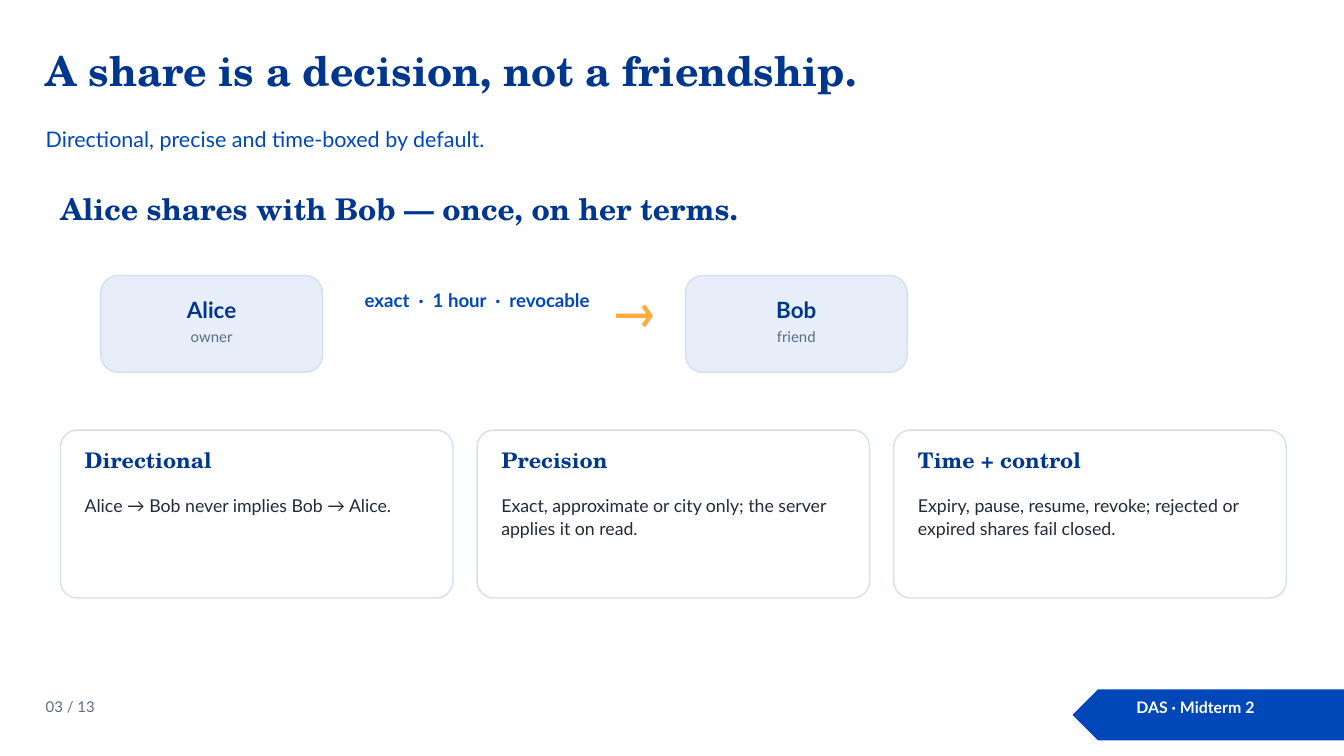
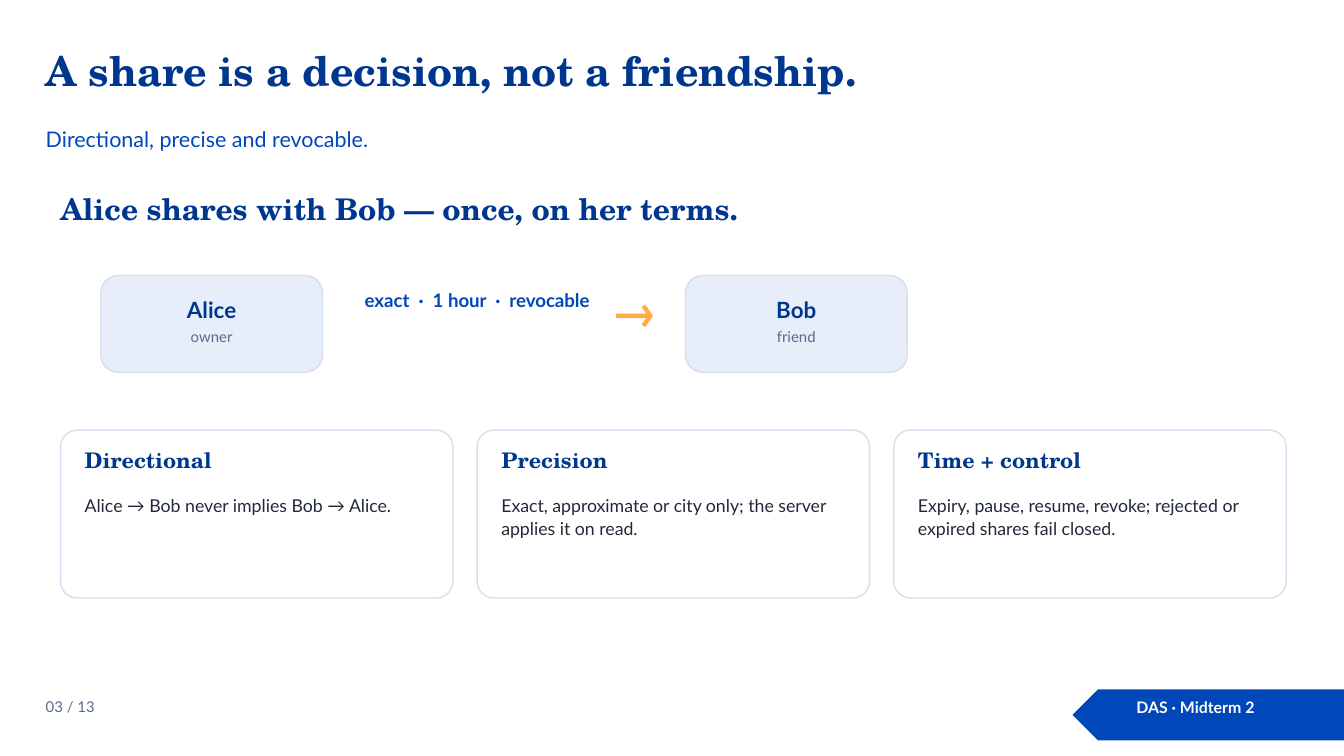
Before and after one commit to Prince-of-Nothing/Pinpoint, a slide deck: slide 3 of docs/midterm2/Pinpoint-DAS.pptx. Drawn at 1344x756 pixels with LibreOffice and Linux fonts; fonts in the diff are those of the drawing. Boxes give left, top, right and bottom in pixels: in the first picture for what was removed or moved away, otherwise in the second. Text is boxed around its words. In the diff, an @@ line names an element or a change of style, - is before the commit and + after.

Commit message:
[FIX] finalize: emergency consent, security headers and native Today (#110)
* [FIX] server: keep paused shares paused during an emergency

* [FIX] security: Secure cookie on HTTPS, HSTS and API headers

* [FIX] native: surface Today errors and keep refreshes independent

* [DOCS] midterm 2: align security, emergency and offline claims

* [DOCS] das: correct route, expiry and security claims

* [DOCS] finalize: refresh report and deck PDFs, changelog

```diff
--- a/docs/midterm2/Pinpoint-DAS.pptx
+++ b/docs/midterm2/Pinpoint-DAS.pptx
@@ text at (x1=46, y1=131, x2=368, y2=151): text changed @@
-Directional, precise and time-boxed by default.
+Directional, precise and revocable.
```
Also in this commit, not shown: 6 other slides changed, 15 other files.
